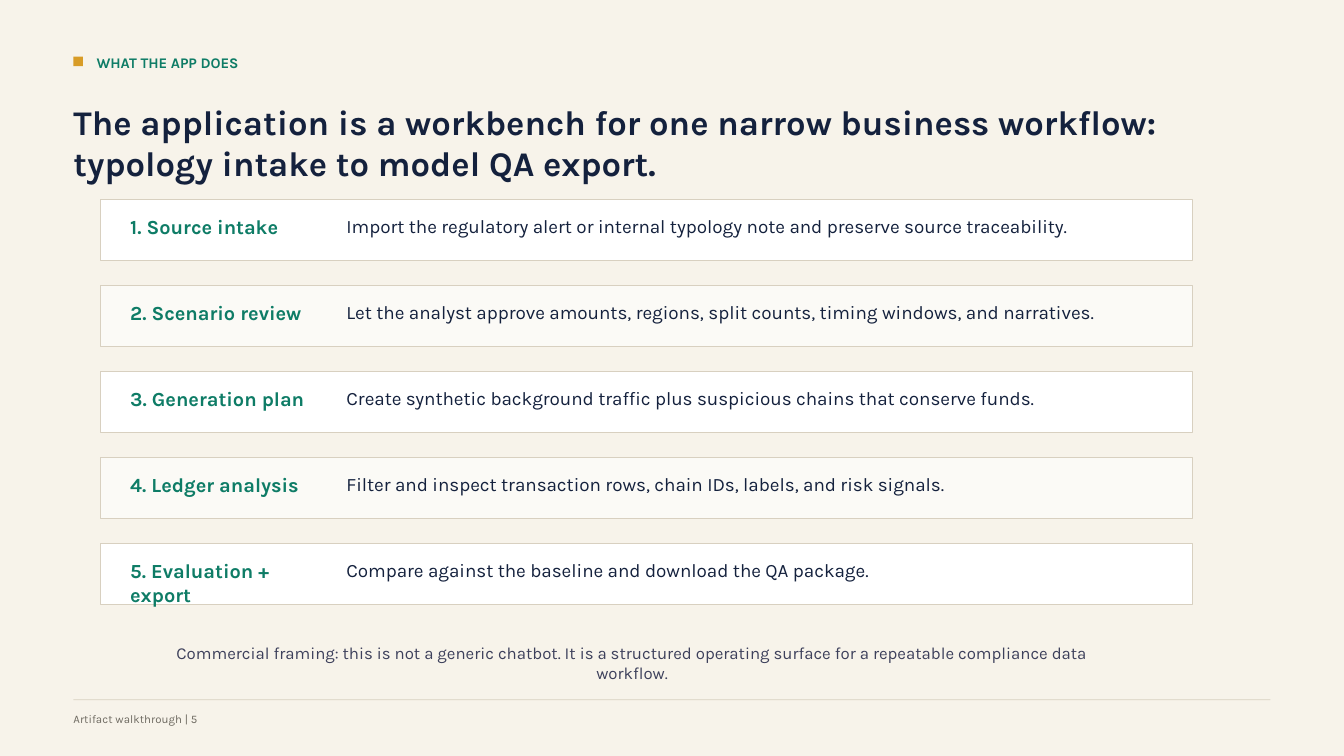
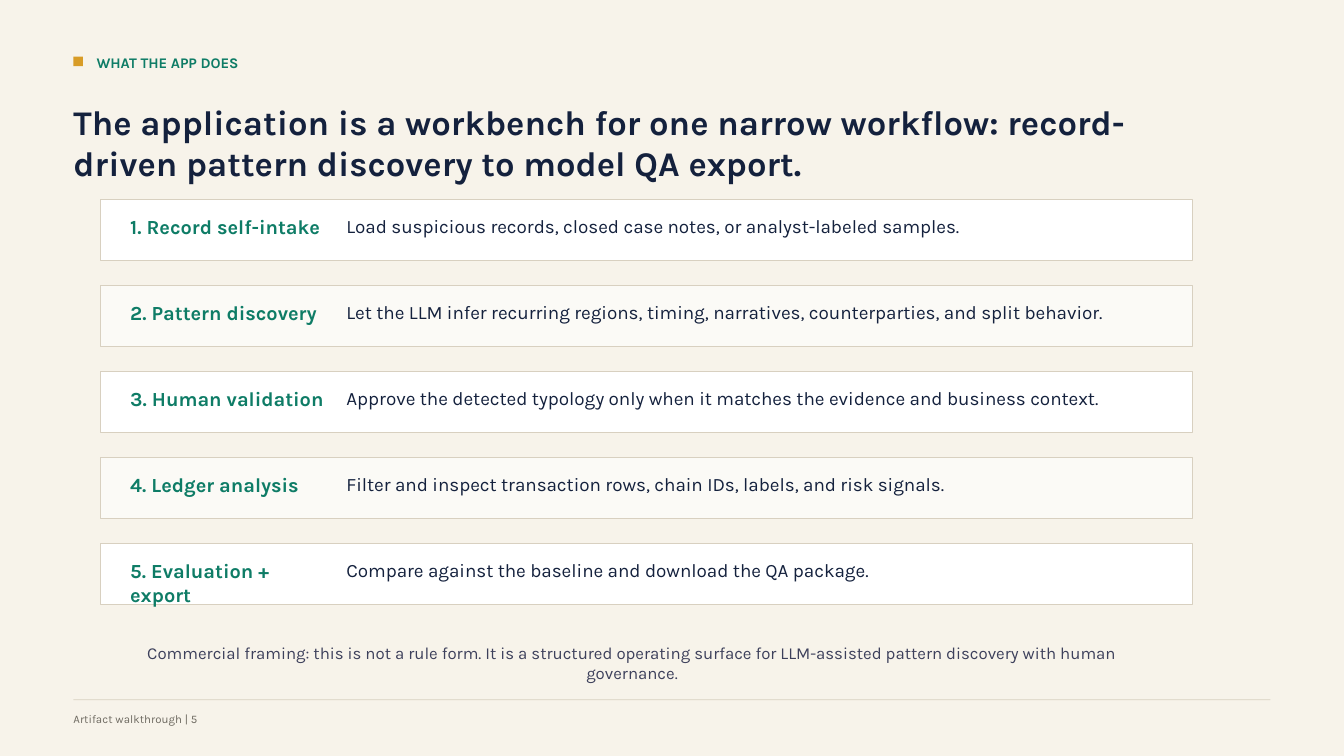
Before and after one commit to yq688m3JT/genAI_final, a slide deck: slide 6 of docs/synthaml-final-presentation.pptx. Drawn at 1344x756 pixels with LibreOffice and Linux fonts; fonts in the diff are those of the drawing. Boxes give left, top, right and bottom in pixels: in the first picture for what was removed or moved away, otherwise in the second. Text is boxed around its words. In the diff, an @@ line names an element or a change of style, - is before the commit and + after.

Commit message:
Reframe SynthAML as record-driven pattern discovery

```diff
--- a/docs/synthaml-final-presentation.pptx
+++ b/docs/synthaml-final-presentation.pptx
@@ text at [73, 110, 1124, 185]: text changed @@
-The application is a workbench for one narrow business workflow: typology intake to model QA export.
+The application is a workbench for one narrow workflow: record-driven pattern discovery to model QA export.
@@ text at [130, 220, 320, 235]: text changed @@
-1. Source intake
+1. Record self-intake
@@ text at [346, 220, 959, 238]: text changed @@
-Import the regulatory alert or internal typology note and preserve source traceability.
+Load suspicious records, closed case notes, or analyst-labeled samples.
@@ text at [130, 306, 317, 325]: text changed @@
-2. Scenario review
+2. Pattern discovery
@@ text at [346, 306, 1103, 324]: text changed @@
-Let the analyst approve amounts, regions, split counts, timing windows, and narratives.
+Let the LLM infer recurring regions, timing, narratives, counterparties, and split behavior.
@@ text at [130, 392, 324, 407]: text changed @@
-3. Generation plan
+3. Human validation
@@ text at [346, 392, 1098, 410]: text changed @@
-Create synthetic background traffic plus suspicious chains that conserve funds.
+Approve the detected typology only when it matches the evidence and business context.
@@ text at [147, 647, 1115, 683]: text changed @@
-Commercial framing: this is not a generic chatbot. It is a structured operating surface for a repeatable compliance data workflow.
+Commercial framing: this is not a rule form. It is a structured operating surface for LLM-assisted pattern discovery with human governance.
```
Also in this commit, not shown: 6 other slides changed, 7 other files.
